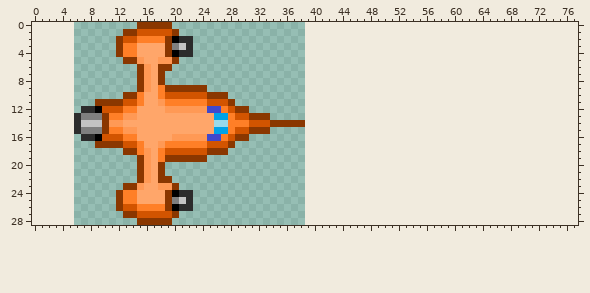
Sprite sheet: gfx/player.png. Above is the file before it was changed.
The file is 33x29 pixels. The old version is drawn lined up with the new one, on the new canvas.
The result:
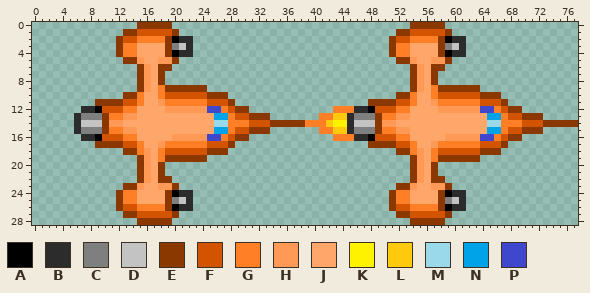
Palette (. is transparent): A #000000  B #2c2c2c  C #7f7f7f  D #c3c3c3  E #8a3700  F #d25400  G #ff7f27  H #ff9955  J #ffa66a  K #fff200  L #ffc90e  M #99d9ea  N #00a2e8  P #3f48cc
Log entry: Added jet from behind player
Changes in this commit:
canvas 33x29 -> 78x29, the old top-left corner now at 6,0
@@ x 37..77 @@
- 0 .........................................
- 1 .........................................
- 2 .........................................
- 3 .........................................
- 4 .........................................
- 5 .........................................
- 6 .........................................
- 7 .........................................
- 8 .........................................
- 9 .........................................
-10 .........................................
-11 .........................................
-12 .........................................
-13 .........................................
-14 EE.......................................
-15 .........................................
-16 .........................................
-17 .........................................
-18 .........................................
-19 .........................................
-20 .........................................
-21 .........................................
-22 .........................................
-23 .........................................
-24 .........................................
-25 .........................................
-26 .........................................
-27 .........................................
-28 .........................................
+ 0 .................EEEEE...................
+ 1 ...............EEFFFFFE..................
+ 2 ..............EFFGGGGEABB................
+ 3 ..............EGGJJJJECDB................
+ 4 ..............EGGJJJJEABB................
+ 5 ...............EEHJJHHE..................
+ 6 .................EHJEE...................
+ 7 .................EHJE....................
+ 8 .................EHJE....................
+ 9 .................EHJGEEEEEE..............
+10 ...............EEGJJGFFFFFFEEE...........
+11 ...........EEEEFFGJJHGGGGGGFFFE..........
+12 ......GGGBBAFFFGGJJJJHHHHHHPPGFEE........
+13 ....GGLLBCCCEGGHHJJJJJJJJJJJNNGFFEEE.....
+14 EEGGGLKKBDDDEHHJJJJJJJJJJJJJMMGGGFFFEEEEE
+15 ....GGLLBCCCEGGHHJJJJJJJJJJJNNGFFEEE.....
+16 ......GGGBBAFFFGGJJJJJHHHHHPPGFEE........
+17 ...........EEEEFFGJJHGGGGGGFFFE..........
+18 ...............EEGHJGFFFFFFEEE...........
+19 .................EHJGEEEEEE..............
+20 .................EHJE....................
+21 .................EHJE....................
+22 .................EHJEE...................
+23 ...............EEHJJHHE..................
+24 ..............EGGJJJJEABB................
+25 ..............EGGJJJJECDB................
+26 ..............EFFGGGGEABB................
+27 ...............EEFFFFFE..................
+28 .................EEEEE...................
